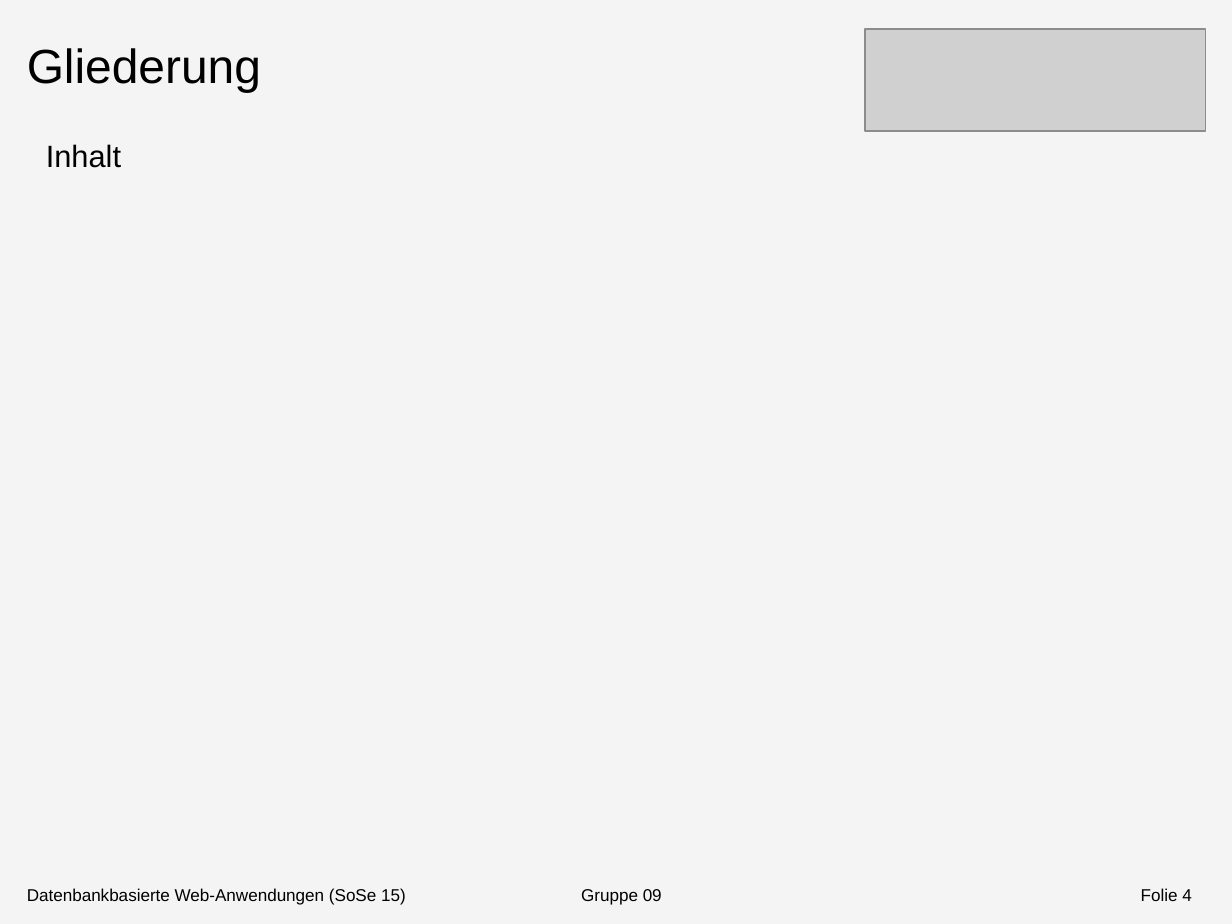
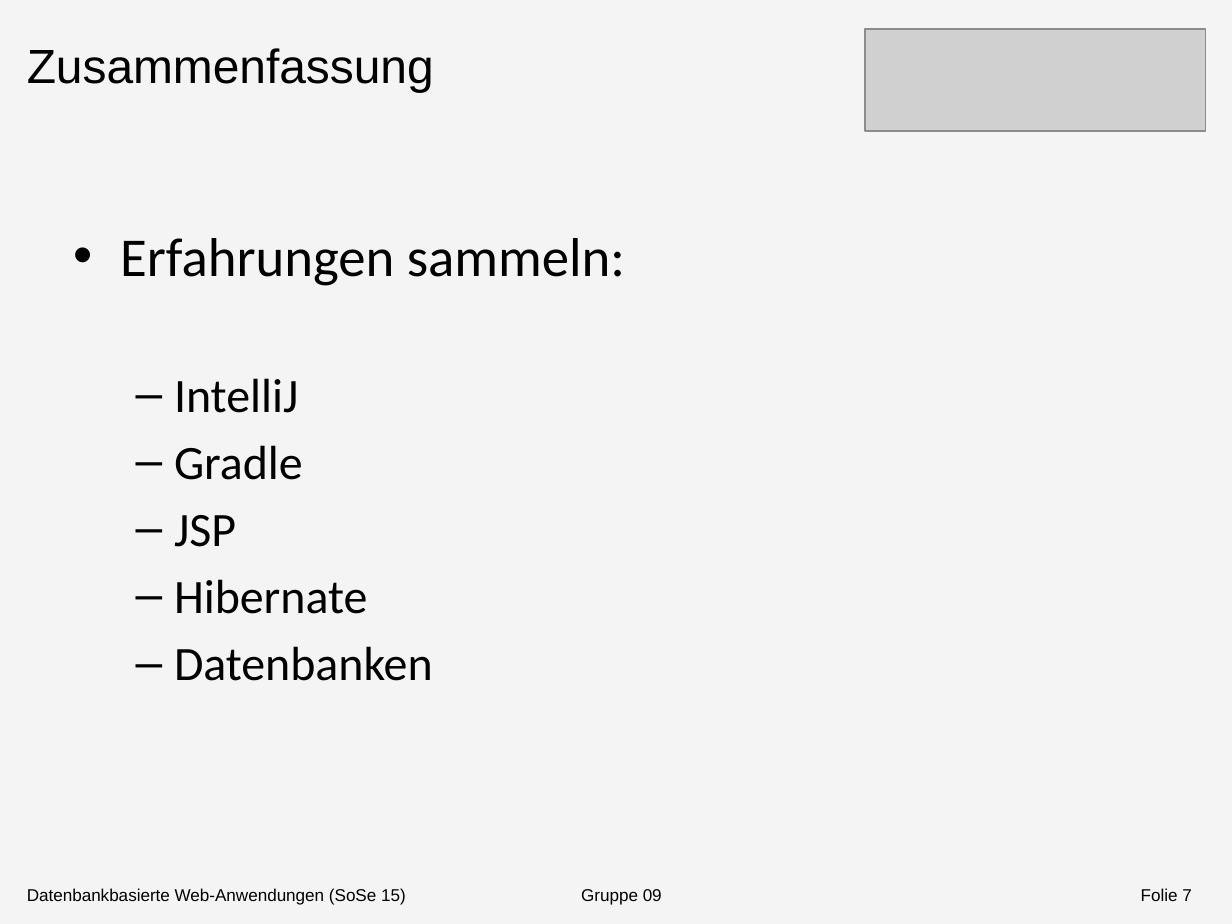
Before and after one commit to Shardic/DatenbankenMI2015, a slide deck: slide 7 of Doku/Dokumentation/Präsentation/Präsentation1.pptx (slide 4 before the commit). Drawn at 1232x924 pixels with LibreOffice and Linux fonts; fonts in the diff are those of the drawing; grey boxes stand for pictures. Boxes give left, top, right and bottom in pixels: in the first picture for what was removed or moved away, otherwise in the second. Text is boxed around its words. In the diff, an @@ line names an element or a change of style, - is before the commit and + after.

```diff
--- a/Doku/Dokumentation/Präsentation/Präsentation1.pptx
+++ b/Doku/Dokumentation/Präsentation/Präsentation1.pptx
@@ text at (27, 48, 434, 92): text changed @@
-Gliederung
+Zusammenfassung
@@ text removed at (46, 144, 121, 168) @@
-Inhalt
@@ text added at (120, 238, 625, 681), 28 pt, text #000000 @@
+• Erfahrungen sammeln:
+  – IntelliJ
+  – Gradle
+  – JSP
+  – Hibernate
+  – Datenbanken
@@ page number at (1141, 888, 1192, 901): text changed @@
-Folie 4
+Folie 7
```
Also in this commit, not shown: 2 other slides changed, 1 slide added, 2 other files.
